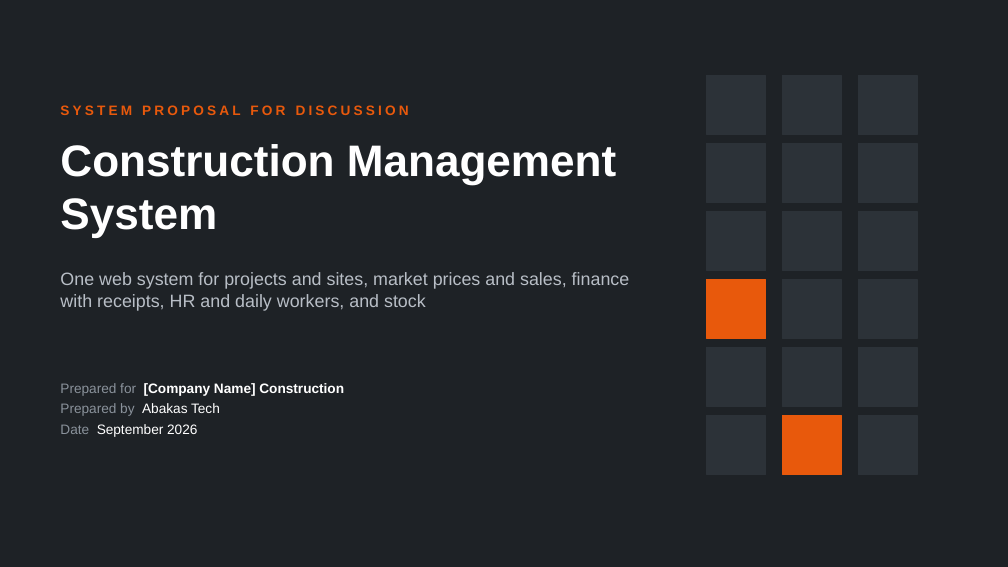
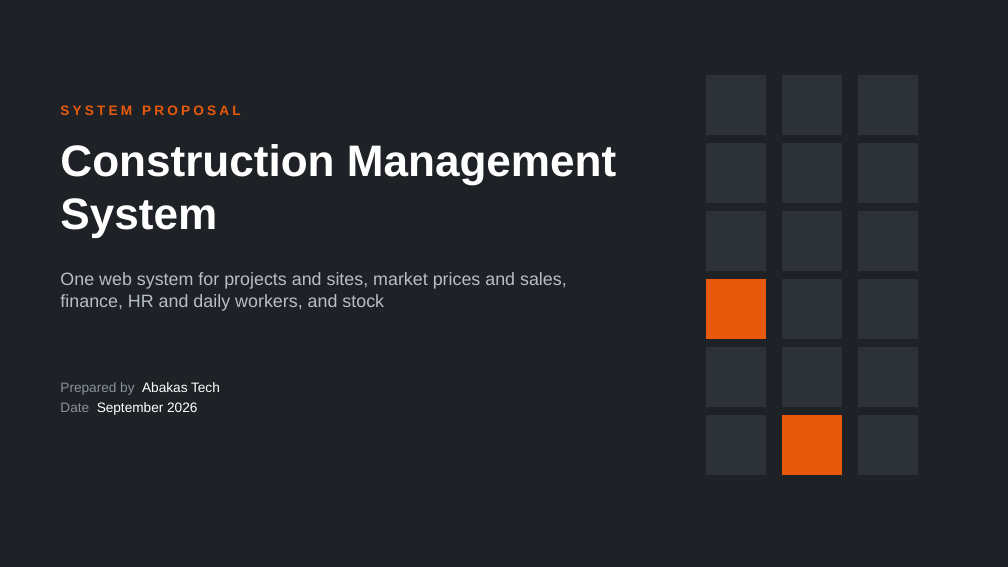
Before and after one commit to Abakas-Tech/ems-client, a slide deck: slide 1 of docs/proposals/Construction_Management_System_Proposal.pptx. Drawn at 1008x567 pixels with LibreOffice and Linux fonts; fonts in the diff are those of the drawing. Boxes give left, top, right and bottom in pixels: in the first picture for what was removed or moved away, otherwise in the second. Text is boxed around its words. In the diff, an @@ line names an element or a change of style, - is before the commit and + after.

```diff
--- a/docs/proposals/Construction_Management_System_Proposal.pptx
+++ b/docs/proposals/Construction_Management_System_Proposal.pptx
@@ text at (60, 105, 240, 115): text changed @@
-SYSTEM PROPOSAL FOR DISCUSSION
+SYSTEM PROPOSAL
@@ text at (60, 272, 567, 311): text changed @@
-One web system for projects and sites, market prices and sales, finance with receipts, HR and daily workers, and stock
+One web system for projects and sites, market prices and sales, finance, HR and daily workers, and stock
@@ text at (60, 383, 344, 396): paragraph removed @@
-Prepared for [Company Name] Construction
```
Also in this commit, not shown: 13 other slides changed.
